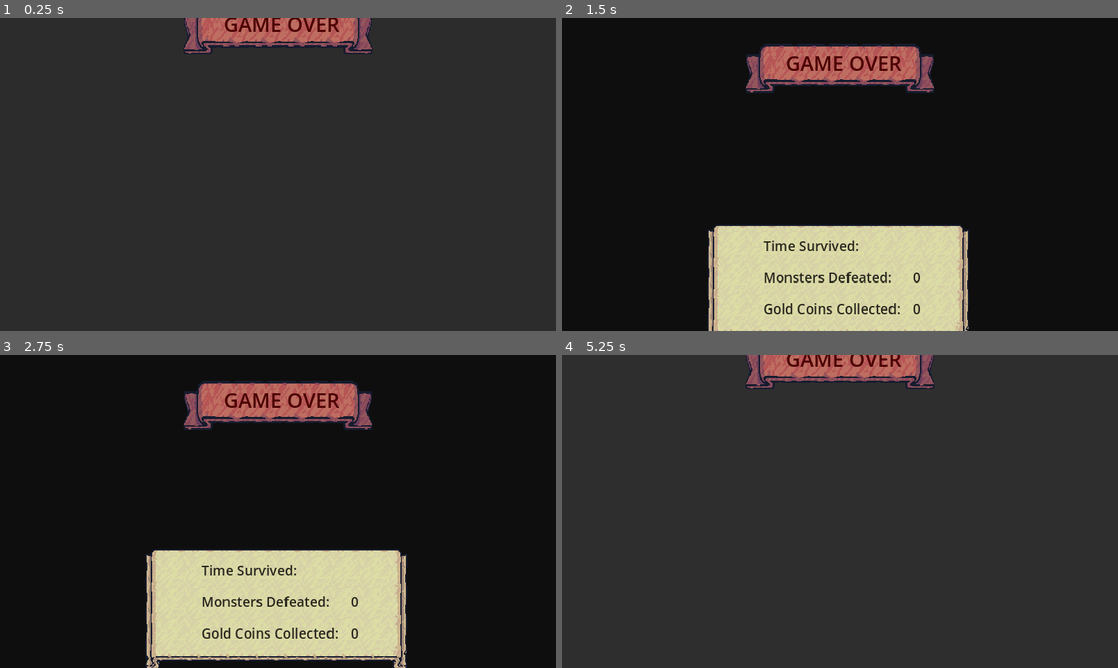
Above: before the commit, frames 1-4 (two rows, left to right).
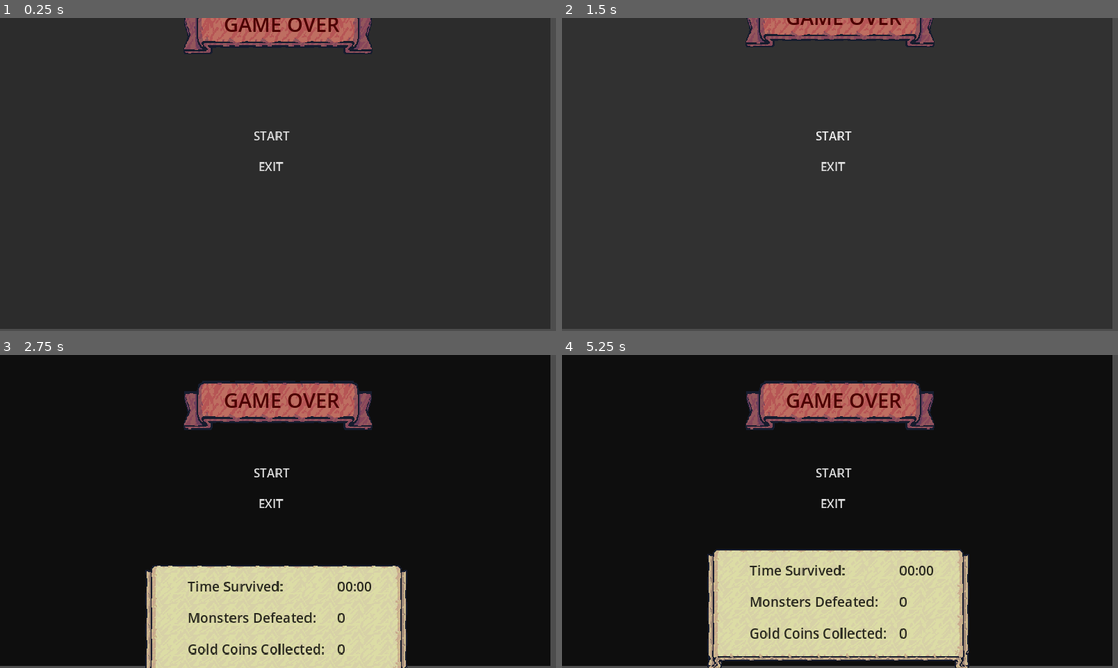
Above: after the commit, the same moments.

Repository: goncl/Tiny-Warrior
Game: Godot game, scene res://ui/game_over_ui.tscn
Same seed, same stepped clock (60 frames per second), same inputs: the game is played once before the commit and once after it. This scene is started directly instead of the project's main scene.
Inputs (mouse positions are in pixels of both pictures, inside the frame that each line leads up to):
- Up to frame 1 (0.25 s): no input
- Up to frame 2 (1.5 s): click (834, 136) at 0.5 s, where only the run after the commit has a clickable "START"; click (834, 136) at 1.25 s, where only the run after the commit has a clickable "START"
- Up to frame 3 (2.75 s): move the mouse to (400, 495) at 2.02 s; hold D (move_right) from 2.03 s (still down); click (400, 495) at 2.1 s
- Up to frame 4 (5.25 s): move the mouse to (728, 527) at 2.77 s; release D (move_right) at 2.78 s; hold S (move_down) 2.78-3.53 s; click (728, 527) at 2.85 s; tap Enter at 3.5, 5 s; move the mouse to (895, 442) at 3.52 s; hold D (move_right) 3.53-4.28 s; click (895, 442) at 3.6 s; tap Space at 4.25 s; move the mouse to (812, 574) at 4.27 s; hold W (move_up) 4.28-5.03 s; click (812, 574) at 4.35 s; move the mouse to (1006, 558) at 5.02 s; hold A (move_left) from 5.03 s (still down); click (1006, 558) at 5.1 s

The runs differ from the first frame. In frame 1, 1.8% of the frame differs, in the area x 0-100%, y 0-100%; in frame 2, 99%; in frame 3, 8.3%; in frame 4, 98%.

Commit message:
Adiciona README ao projeto

Diff:
--- /dev/null
+++ b/default_bus_layout.tres
@@ -0,0 +1,10 @@
+[gd_resource type="AudioBusLayout" format=3 uid="uid://cj1dgiux34cq4"]
+
+[resource]
+bus/0/volume_db = -2.62802
+bus/1/name = &"soundFX"
+bus/1/solo = false
+bus/1/mute = false
+bus/1/bypass_fx = false
+bus/1/volume_db = 0.0
+bus/1/send = &"Master"
--- a/main.tscn
+++ b/main.tscn
@@ -25,6 +25,7 @@
 [ext_resource type="Script" path="res://systems/difficulty_system.gd" id="20_njv2e"]
 [ext_resource type="PackedScene" uid="uid://xoffyjiw628u" path="res://misc/tree.tscn" id="22_yd0qf"]
 [ext_resource type="PackedScene" uid="uid://5nl6yda4w6cu" path="res://ui/game_ui.tscn" id="25_418ph"]
+[ext_resource type="AudioStream" uid="uid://dwura7c0hfbx3" path="res://soundFX/tema.wav" id="26_ys40d"]
 
 [sub_resource type="TileSetAtlasSource" id="TileSetAtlasSource_h0jl7"]
 texture = ExtResource("4_ukrd5")
@@ -277,6 +278,12 @@
 update_rotation = false
 update_scale = false
 
+[node name="tema" type="AudioStreamPlayer2D" parent="Player"]
+position = Vector2(-318, -292)
+stream = ExtResource("26_ys40d")
+volume_db = -11.7
+autoplay = true
+
 [node name="Camera2D" type="Camera2D" parent="."]
 position = Vector2(318, 292)
 
--- a/misc/ritual.tscn
+++ b/misc/ritual.tscn
@@ -1,9 +1,10 @@
-[gd_scene load_steps=10 format=3 uid="uid://b6wsg8q4fpus6"]
+[gd_scene load_steps=11 format=3 uid="uid://b6wsg8q4fpus6"]
 
 [ext_resource type="Script" path="res://misc/ritual.gd" id="1_jco7j"]
 [ext_resource type="Texture2D" uid="uid://c0oaf3onb085f" path="res://addons/Kenney's Particle Pack/circle_03.png" id="1_ltmoo"]
 [ext_resource type="Texture2D" uid="uid://cx3ql4whiop83" path="res://addons/Kenney's Particle Pack/light_02.png" id="2_07e4j"]
 [ext_resource type="Texture2D" uid="uid://twgif6i3eeey" path="res://addons/Kenney's Particle Pack/magic_02.png" id="3_hphou"]
+[ext_resource type="AudioStream" uid="uid://vsfkpaqkn75r" path="res://soundFX/ritual.wav" id="5_lfcai"]
 
 [sub_resource type="Animation" id="Animation_amtmy"]
 length = 0.001
@@ -218,3 +219,8 @@
 [node name="CollisionShape2D" type="CollisionShape2D" parent="Area2D"]
 shape = SubResource("CircleShape2D_0jsx3")
 debug_color = Color(0, 0.6, 0.701961, 0)
+
+[node name="ritualsom" type="AudioStreamPlayer2D" parent="."]
+stream = ExtResource("5_lfcai")
+autoplay = true
+bus = &"soundFX"
--- a/player/player.gd
+++ b/player/player.gd
@@ -161,6 +161,7 @@
 
 	# Marcar ataque
 	is_attacking = true
+	$attacksom.play()
 
 	# Aplicar dano aos inimigos
 	deal_damage_to_enemies()
@@ -209,7 +210,6 @@
 
 func damage(amount: int) -> void:
 	if health <= 0: return
-
 	health -= amount
 	print("Player recebeu dano de ", amount, ". A vida total é de ", health, "/", max_health)
 
@@ -243,9 +243,11 @@
 	if health > max_health:
 		health = max_health
 	print("Player recebeu cura de ", amount, ". A vida total é de ", health, "/", max_health)
+	$upsom.play()
 	return health
 
 func gold_bag_coins(gold_coins_amount: int) -> int:
 	gold_coins += gold_coins_amount
 	print("Player recebeu ", gold_coins_amount, " moedas de ouro, Total de ouro ", gold_coins)
+	$coinsom.play()
 	return gold_coins
--- a/player/player.tscn
+++ b/player/player.tscn
@@ -1,9 +1,12 @@
-[gd_scene load_steps=20 format=3 uid="uid://bde0jlck61cdp"]
+[gd_scene load_steps=23 format=3 uid="uid://bde0jlck61cdp"]
 
 [ext_resource type="Script" path="res://player/player.gd" id="1_cdtk4"]
 [ext_resource type="PackedScene" uid="uid://b6wsg8q4fpus6" path="res://misc/ritual.tscn" id="2_2ndn7"]
 [ext_resource type="PackedScene" uid="uid://3urxvd4swjei" path="res://misc/big_skull.tscn" id="2_w7but"]
 [ext_resource type="Texture2D" uid="uid://cxlf7uxu3s7mn" path="res://addons/Tiny Swords/Factions/Knights/Troops/Warrior/Blue/Warrior_Blue.png" id="4_eff7b"]
+[ext_resource type="AudioStream" uid="uid://5e8cjglagdsq" path="res://soundFX/attack.wav" id="5_5owkj"]
+[ext_resource type="AudioStream" uid="uid://b22jwwan465ac" path="res://soundFX/up.wav" id="6_a61eq"]
+[ext_resource type="AudioStream" uid="uid://wxblf0ch4ojv" path="res://soundFX/coin.wav" id="7_8rfy8"]
 
 [sub_resource type="CapsuleShape2D" id="CapsuleShape2D_w5d60"]
 radius = 22.0
@@ -256,3 +259,15 @@
 value = 75.0
 rounded = true
 show_percentage = false
+
+[node name="attacksom" type="AudioStreamPlayer2D" parent="."]
+stream = ExtResource("5_5owkj")
+bus = &"soundFX"
+
+[node name="upsom" type="AudioStreamPlayer2D" parent="."]
+stream = ExtResource("6_a61eq")
+bus = &"soundFX"
+
+[node name="coinsom" type="AudioStreamPlayer2D" parent="."]
+stream = ExtResource("7_8rfy8")
+bus = &"soundFX"
--- a/project.godot
+++ b/project.godot
@@ -26,6 +26,16 @@
 [dotnet]
 
 project/assembly_name="Tiny Swords"
+
+[importer_defaults]
+
+mp3={
+"bar_beats": 4,
+"beat_count": 0,
+"bpm": 0,
+"loop": true,
+"loop_offset": 0
+}
 
 [input]
 
@@ -66,6 +76,7 @@
 "events": [Object(InputEventMouseButton,"resource_local_to_scene":false,"resource_name":"","device":-1,"window_id":0,"a …(258 unchanged characters)…
 , Object(InputEventKey,"resource_local_to_scene":false,"resource_name":"","device":-1,"window_id":0,"alt_pressed":false,"shift_pressed":false,"ctrl_pressed":false,"meta_pressed":false,"pressed":false,"keycode":0,"physical_keycode":32,"key_label":0,"unicode":32,"echo":false,"script":null)
 , Object(InputEventJoypadButton,"resource_local_to_scene":false,"resource_name":"","device":-1,"button_index":0,"pressure":0.0,"pressed":true,"script":null)
+, Object(InputEventKey,"resource_local_to_scene":false,"resource_name":"","device":-1,"window_id":0,"alt_pressed":false,"shift_pressed":false,"ctrl_pressed":false,"meta_pressed":false,"pressed":false,"keycode":0,"physical_keycode":4194309,"key_label":0,"unicode":0,"echo":false,"script":null)
 ]
 }
 attack_up={
@@ -73,6 +84,7 @@
 "events": [Object(InputEventMouseButton,"resource_local_to_scene":false,"resource_name":"","device":-1,"window_id":0,"a …(256 unchanged characters)…
 , Object(InputEventKey,"resource_local_to_scene":false,"resource_name":"","device":-1,"window_id":0,"alt_pressed":false,"shift_pressed":false,"ctrl_pressed":false,"meta_pressed":false,"pressed":false,"keycode":0,"physical_keycode":32,"key_label":0,"unicode":32,"echo":false,"script":null)
 , Object(InputEventJoypadButton,"resource_local_to_scene":false,"resource_name":"","device":-1,"button_index":0,"pressure":0.0,"pressed":false,"script":null)
+, Object(InputEventKey,"resource_local_to_scene":false,"resource_name":"","device":-1,"window_id":0,"alt_pressed":false,"shift_pressed":false,"ctrl_pressed":false,"meta_pressed":false,"pressed":false,"keycode":0,"physical_keycode":4194309,"key_label":0,"unicode":0,"echo":false,"script":null)
 ]
 }
 attack_down={
@@ -80,6 +92,7 @@
 "events": [Object(InputEventMouseButton,"resource_local_to_scene":false,"resource_name":"","device":-1,"window_id":0,"a …(255 unchanged characters)…
 , Object(InputEventKey,"resource_local_to_scene":false,"resource_name":"","device":-1,"window_id":0,"alt_pressed":false,"shift_pressed":false,"ctrl_pressed":false,"meta_pressed":false,"pressed":false,"keycode":0,"physical_keycode":32,"key_label":0,"unicode":32,"echo":false,"script":null)
 , Object(InputEventJoypadButton,"resource_local_to_scene":false,"resource_name":"","device":-1,"button_index":0,"pressure":0.0,"pressed":false,"script":null)
+, Object(InputEventKey,"resource_local_to_scene":false,"resource_name":"","device":-1,"window_id":0,"alt_pressed":false,"shift_pressed":false,"ctrl_pressed":false,"meta_pressed":false,"pressed":false,"keycode":0,"physical_keycode":4194309,"key_label":0,"unicode":0,"echo":false,"script":null)
 ]
 }
 
--- /dev/null
+++ b/test_scenes/test_game_over_ui.tscn
@@ -0,0 +1,7 @@
+[gd_scene load_steps=2 format=3 uid="uid://dramj35bnwn3q"]
+
+[ext_resource type="PackedScene" uid="uid://b6lpsu2tw7r46" path="res://ui/game_over_ui.tscn" id="1_vdt46"]
+
+[node name="TestGameOverUi" type="Node2D"]
+
+[node name="GameOverUI" parent="." instance=ExtResource("1_vdt46")]
--- a/ui/game_over_ui.gd
+++ b/ui/game_over_ui.gd
@@ -18,12 +18,21 @@
 	restart_cooldown = restart_delay
 
 
-func _process(delta):
-	restart_cooldown -= delta
-	if restart_cooldown <= 0.0:
-		restart_game()
+#func _process(delta):
+	#restart_cooldown -= delta
+	#if restart_cooldown <= 0.0:
+		#restart_game()
 
 
-func restart_game():
+#func restart_game():
+
+
+
+
+func _on_start_button_button_down():
 	GameManager.reset()
 	get_tree().reload_current_scene()
+
+
+func _on_exit_button_button_down():
+	get_tree().quit()
--- a/ui/game_over_ui.tscn
+++ b/ui/game_over_ui.tscn
@@ -1,8 +1,9 @@
-[gd_scene load_steps=16 format=3 uid="uid://b6lpsu2tw7r46"]
+[gd_scene load_steps=19 format=3 uid="uid://b6lpsu2tw7r46"]
 
 [ext_resource type="Texture2D" uid="uid://cu48qh4ctofaq" path="res://addons/Tiny Swords/UI/Ribbons/Ribbon_Red_3Slides.png" id="1_87845"]
 [ext_resource type="Script" path="res://ui/game_over_ui.gd" id="1_qr2oy"]
 [ext_resource type="Texture2D" uid="uid://bx1xa65vtyixf" path="res://addons/Tiny Swords/UI/Banners/Banner_Horizontal.png" id="2_18nd8"]
+[ext_resource type="AudioStream" uid="uid://w26jq3dbvlud" path="res://soundFX/morte.wav" id="4_goj36"]
 
 [sub_resource type="StyleBoxFlat" id="StyleBoxFlat_ouyn3"]
 bg_color = Color(0.6, 0.6, 0.6, 0)
@@ -22,6 +23,10 @@
 font = SubResource("SystemFont_m1vdl")
 font_size = 42
 font_color = Color(0.298039, 0, 0, 1)
+
+[sub_resource type="SystemFont" id="SystemFont_hypee"]
+
+[sub_resource type="SystemFont" id="SystemFont_wpbue"]
 
 [sub_resource type="StyleBoxTexture" id="StyleBoxTexture_7vdhm"]
 texture = ExtResource("2_18nd8")
@@ -151,6 +156,10 @@
 anchors_preset = 15
 anchor_right = 1.0
 anchor_bottom = 1.0
+offset_left = -11.0
+offset_top = -5.0
+offset_right = -11.0
+offset_bottom = -5.0
 grow_horizontal = 2
 grow_vertical = 2
 color = Color(0, 0, 0, 0.658824)
@@ -182,6 +191,56 @@
 grow_vertical = 2
 text = "GAME OVER"
 label_settings = SubResource("LabelSettings_06gpx")
+
+[node name="CenterPanel" type="Panel" parent="Panel"]
+self_modulate = Color(0.984314, 1, 1, 0)
+layout_mode = 1
+anchors_preset = 8
+anchor_left = 0.5
+anchor_top = 0.5
+anchor_right = 0.5
+anchor_bottom = 0.5
+offset_left = -132.0
+offset_top = -105.0
+offset_right = 104.0
+offset_bottom = 10.0
+grow_horizontal = 2
+grow_vertical = 2
+
+[node name="StartButton" type="Button" parent="Panel/CenterPanel"]
+layout_mode = 1
+anchors_preset = 5
+anchor_left = 0.5
+anchor_right = 0.5
+offset_left = -61.0
+offset_right = 62.0
+offset_bottom = 48.0
+grow_horizontal = 2
+size_flags_vertical = 0
+theme_override_fonts/font = SubResource("SystemFont_hypee")
+theme_override_font_sizes/font_size = 25
+text = "START"
+flat = true
+
+[node name="ExitButton" type="Button" parent="Panel/CenterPanel"]
+layout_mode = 1
+anchors_preset = 7
+anchor_left = 0.5
+anchor_top = 1.0
+anchor_right = 0.5
+anchor_bottom = 1.0
+offset_left = -66.0
+offset_top = -51.0
+offset_right = 65.0
+offset_bottom = -4.0
+grow_horizontal = 2
+grow_vertical = 0
+size_flags_horizontal = 4
+size_flags_vertical = 8
+theme_override_fonts/font = SubResource("SystemFont_wpbue")
+theme_override_font_sizes/font_size = 25
+text = "EXIT"
+flat = true
 
 [node name="BottomPanel" type="Panel" parent="Panel"]
 layout_mode = 1
@@ -257,3 +316,12 @@
 "": SubResource("AnimationLibrary_moeaf")
 }
 autoplay = "default"
+
+[node name="mortesom" type="AudioStreamPlayer2D" parent="Panel"]
+stream = ExtResource("4_goj36")
+volume_db = 5.714
+autoplay = true
+bus = &"soundFX"
+
+[connection signal="button_down" from="Panel/CenterPanel/StartButton" to="." method="_on_start_button_button_down"]
+[connection signal="button_down" from="Panel/CenterPanel/ExitButton" to="." method="_on_exit_button_button_down"]
Binary file added: addons/Foto/logo.png
Not shown, added: addons/Foto/logo.png.import
Not shown: 1 places in main.tscn that only renumber resources
Not shown, added: soundFX/attack.wav.import
Not shown, added: soundFX/coin.wav.import
Not shown, added: soundFX/dano.wav.import
Not shown, added: soundFX/morte.wav.import
Not shown, added: soundFX/ritual.wav.import
Not shown, added: soundFX/tema.wav.import
Not shown, added: soundFX/up.wav.import
Not shown, changed: README.md
Not shown, added: soundFX/attack.wav
(and 6 more such lines)
